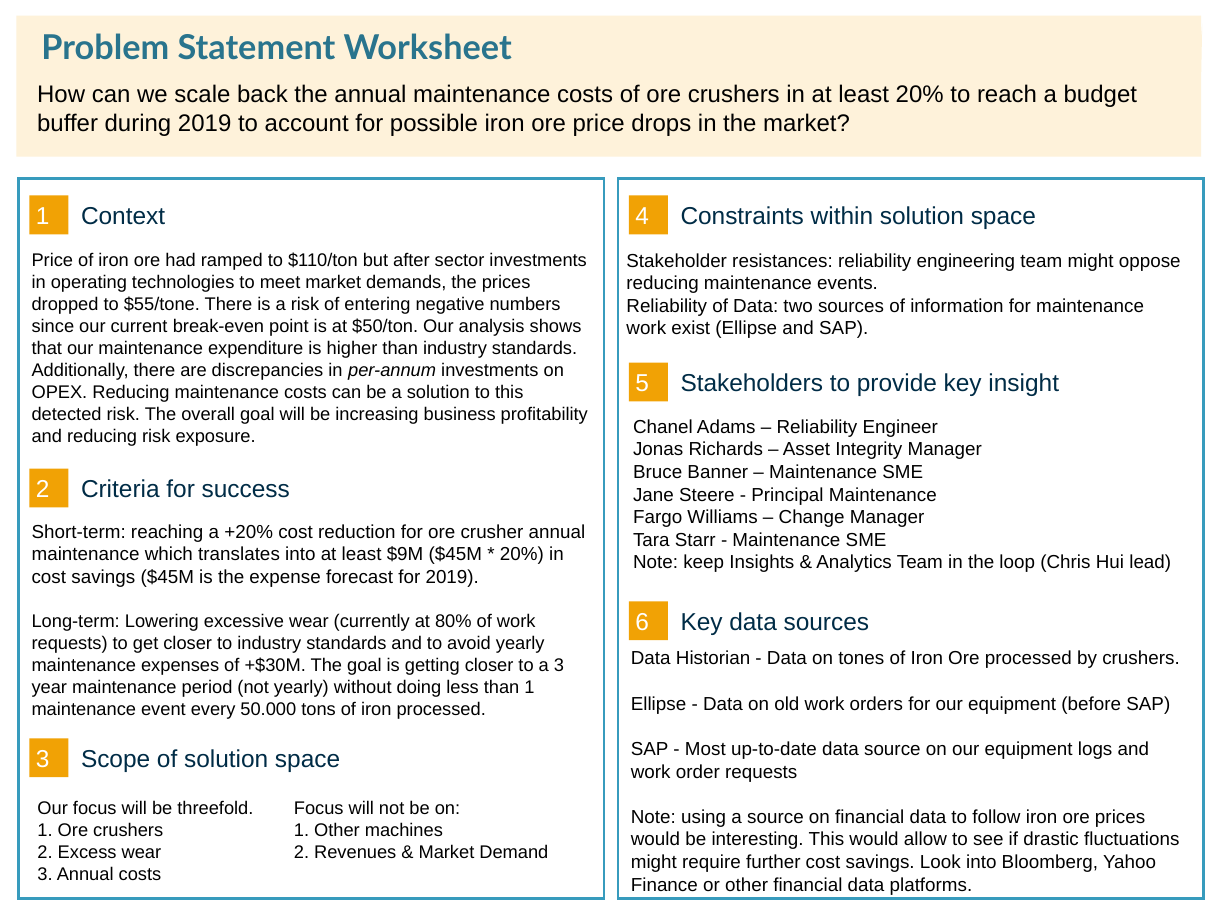
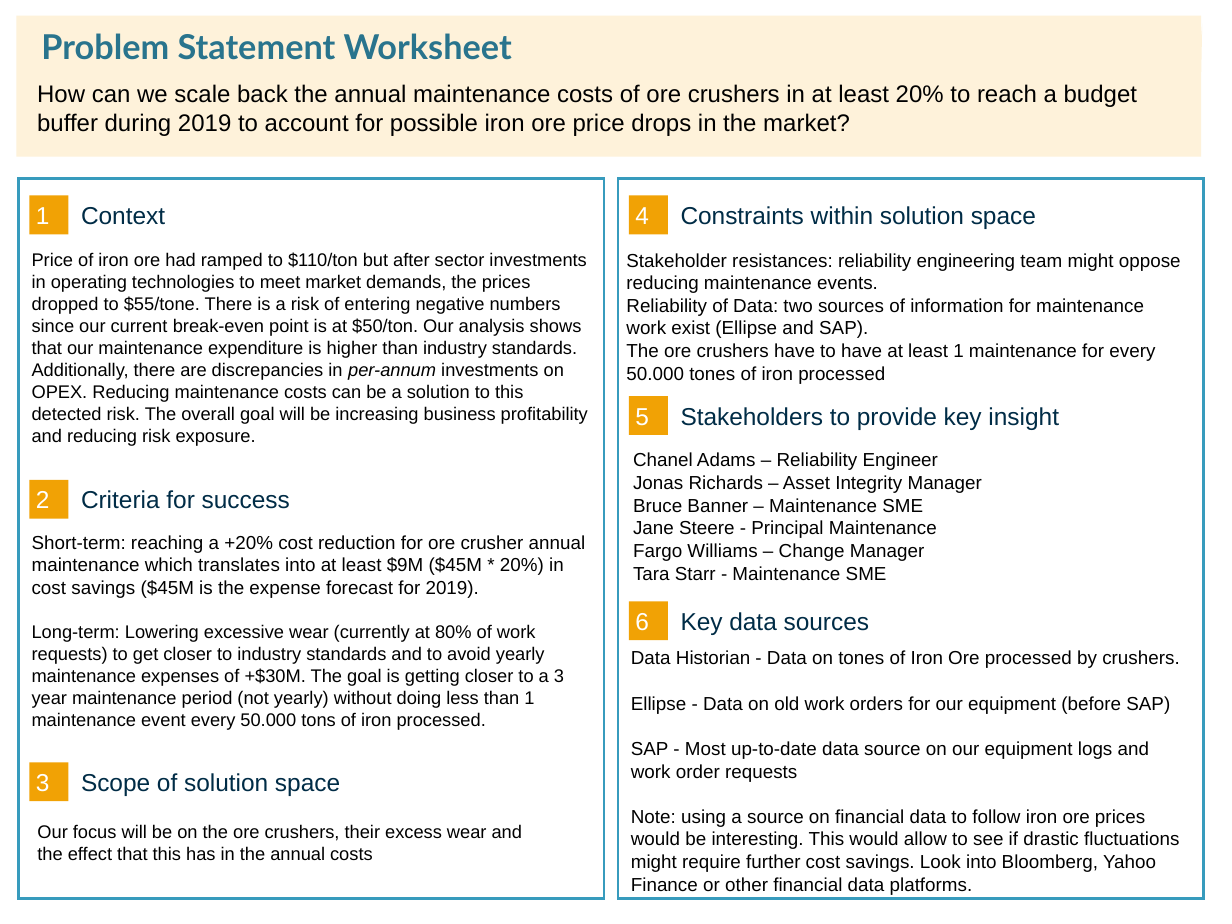
Before and after one commit to DSJourney/springboard, a slide deck: slide 1 of Project 1 - Monalco Mining/Monalco Mining - Problem Identification.pptx. Drawn at 1232x924 pixels with LibreOffice and Linux fonts; fonts in the diff are those of the drawing. Boxes give left, top, right and bottom in pixels: in the first picture for what was removed or moved away, otherwise in the second. Text is boxed around its words. In the diff, an @@ line names an element or a change of style, - is before the commit and + after.

Commit message:
Corrects solution space scope and constraints

```diff
--- a/Project 1 - Monalco Mining/Monalco Mining - Problem Identification.pptx
+++ b/Project 1 - Monalco Mining/Monalco Mining - Problem Identification.pptx
@@ text at (x1=626, y1=343, x2=1155, y2=384): paragraph added @@
+The ore crushers have to have at least 1 maintenance for every 50.000 tones of iron processed
@@ rectangle "5" moved from (x1=630, y1=362, x2=669, y2=402) to (x1=630, y1=397, x2=669, y2=436) @@
@@ text "Stakeholders to provide key insight" moved from (x1=681, y1=373, x2=1059, y2=396) to (x1=681, y1=407, x2=1059, y2=430) @@
@@ text "Chanel Adams – Reliability Engineer" moved from (x1=633, y1=419, x2=1171, y2=572) to (x1=633, y1=452, x2=982, y2=581) @@
@@ 2 texts, 1 rectangle moved together from (x1=30, y1=468, x2=586, y2=715) to (x1=30, y1=479, x2=586, y2=730) @@
@@ text at (x1=633, y1=554, x2=1171, y2=572): paragraph removed @@
-Note: keep Insights & Analytics Team in the loop (Chris Hui lead)
@@ rectangle "3" moved from (x1=30, y1=738, x2=69, y2=777) to (x1=30, y1=763, x2=69, y2=802) @@
@@ text "Scope of solution space" moved from (x1=81, y1=749, x2=340, y2=772) to (x1=81, y1=773, x2=340, y2=796) @@
@@ text removed at (x1=294, y1=800, x2=548, y2=858) @@
-Focus will not be on:
-1. Other machines
-2. Revenues & Market Demand
@@ text at (x1=37, y1=824, x2=522, y2=860): text changed @@
-Our focus will be threefold.
-1. Ore crushers
-2. Excess wear
-3. Annual costs
+Our focus will be on the ore crushers, their excess wear and the effect that this has in the annual costs
```
Also in this commit, not shown: 1 other file.
